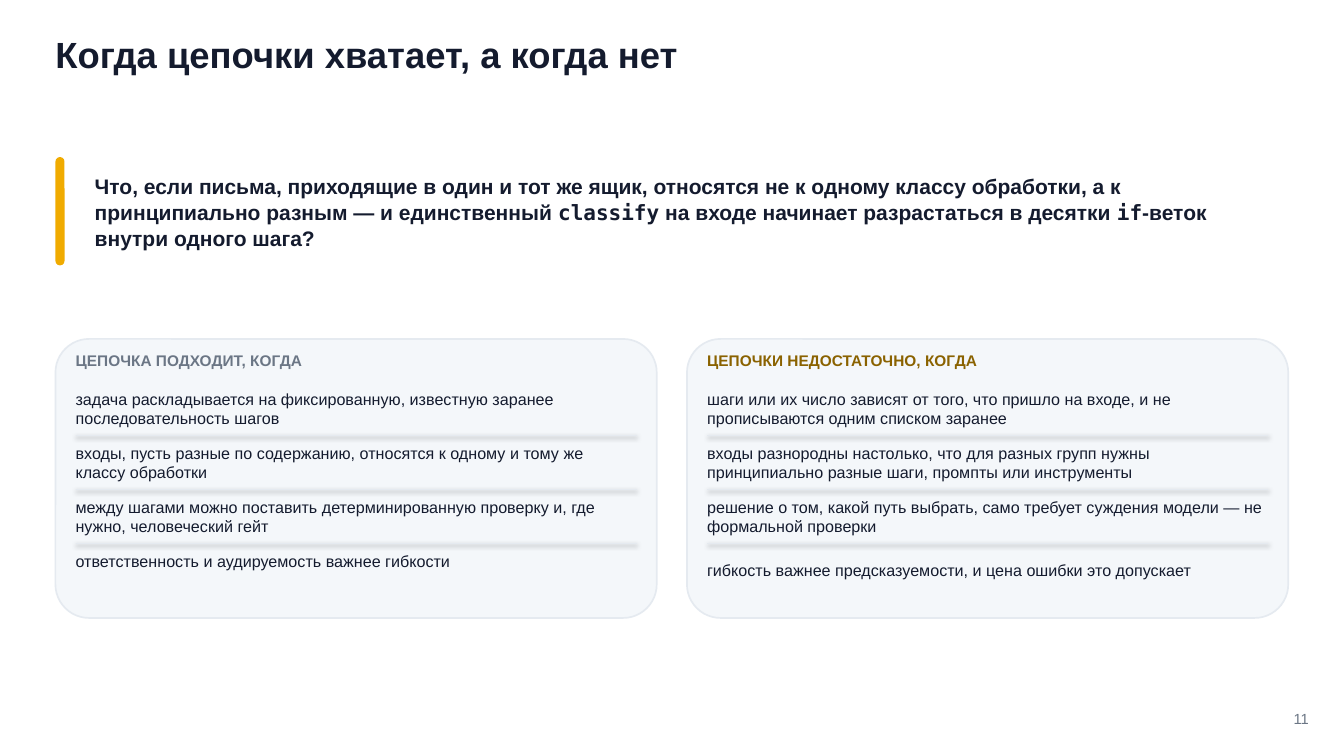
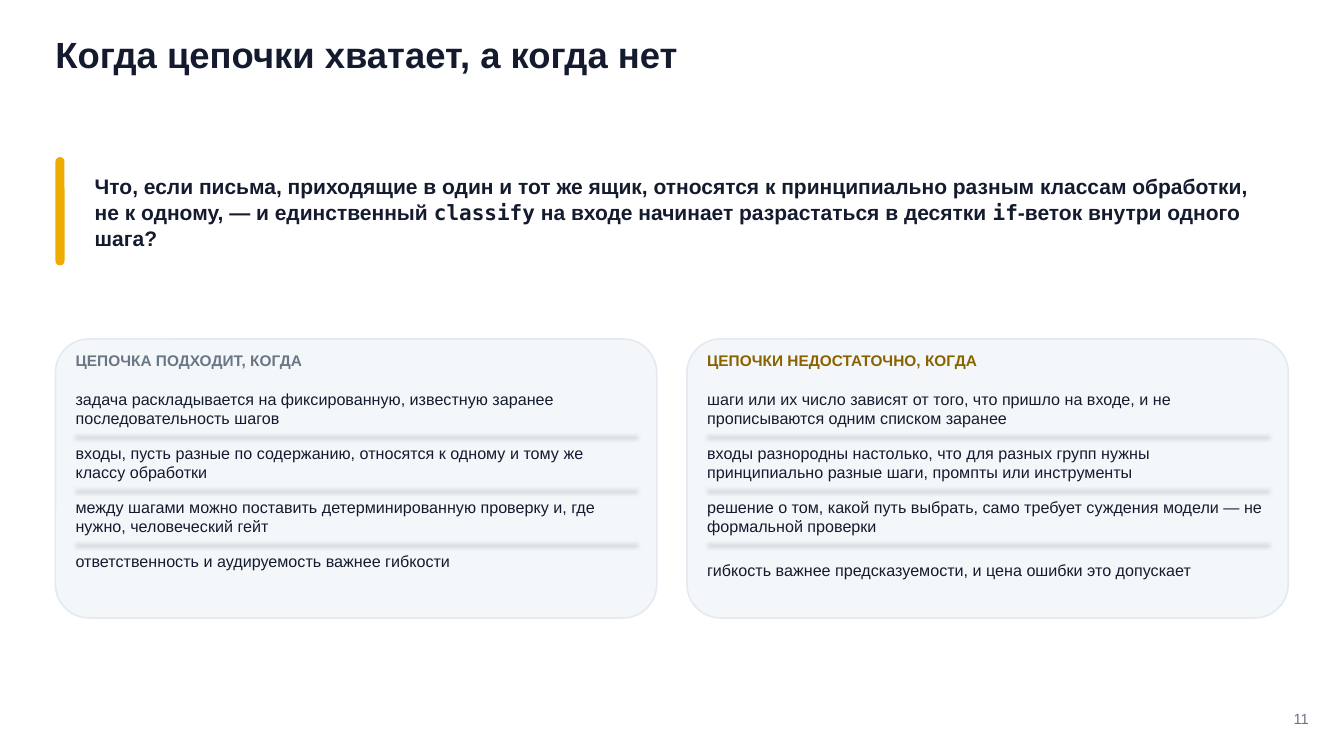
Before and after one commit to tellina-study/AI-usage-lessons, a slide deck: slide 11 of library/seminars/sem-07/rendered/sem-07.pptx. Drawn at 1344x756 pixels with LibreOffice and Linux fonts; fonts in the diff are those of the drawing. Boxes give left, top, right and bottom in pixels: in the first picture for what was removed or moved away, otherwise in the second. Text is boxed around its words. In the diff, an @@ line names an element or a change of style, - is before the commit and + after.

```diff
--- a/library/seminars/sem-07/rendered/sem-07.pptx
+++ b/library/seminars/sem-07/rendered/sem-07.pptx
@@ text at bbox=[95, 178, 1247, 246]: text changed @@
-Что, если письма, приходящие в один и тот же ящик, относятся не к одному классу обработки, а к принципиально разным — и единственный classify на входе начинает разрастаться в десятки if-веток внутри одного шага?
+Что, если письма, приходящие в один и тот же ящик, относятся к принципиально разным классам обработки, не к одному, — и единственный classify на входе начинает разрастаться в десятки if-веток внутри одного шага?
```
Also in this commit, not shown: 11 other slides changed, 42 other files.
